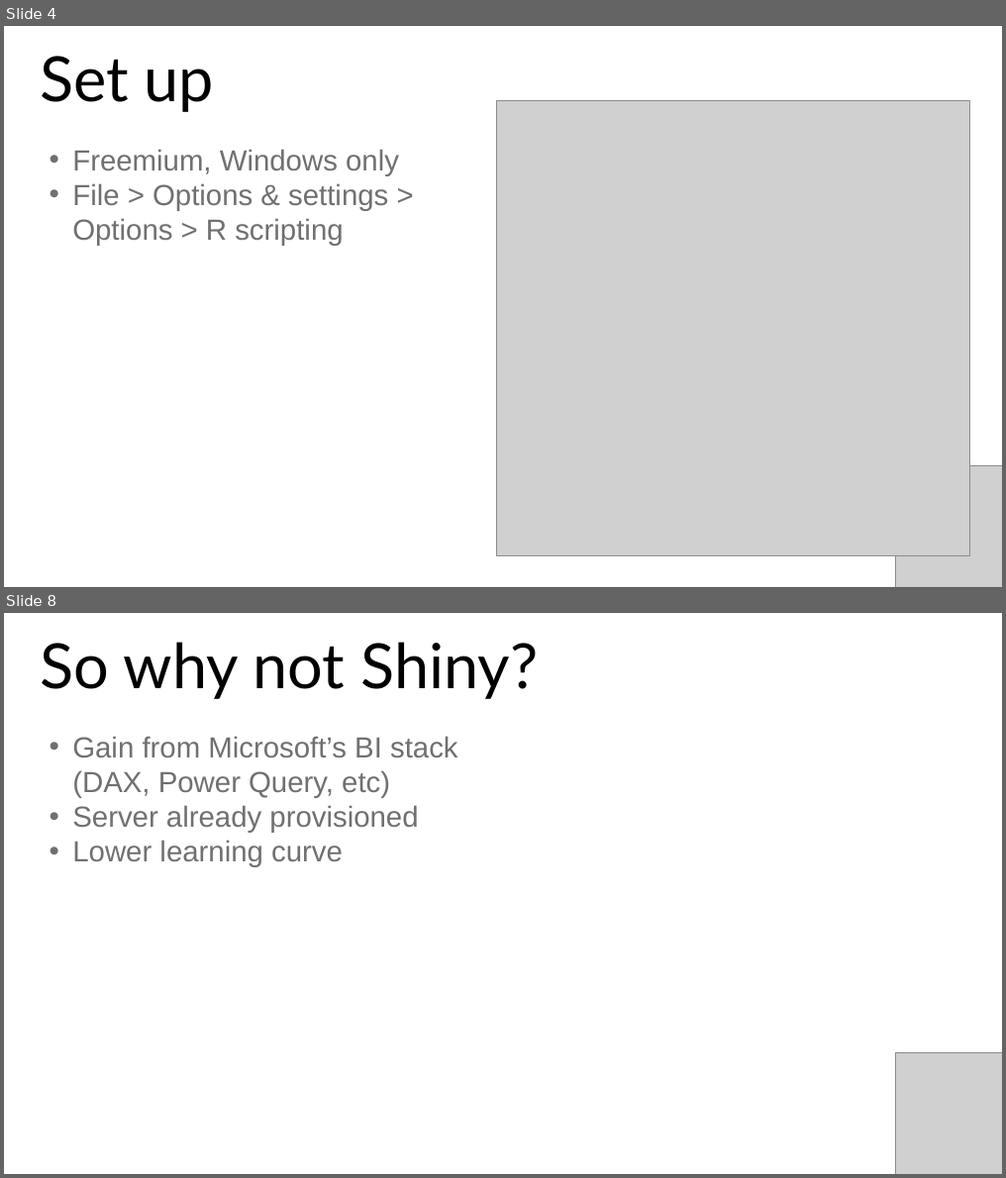
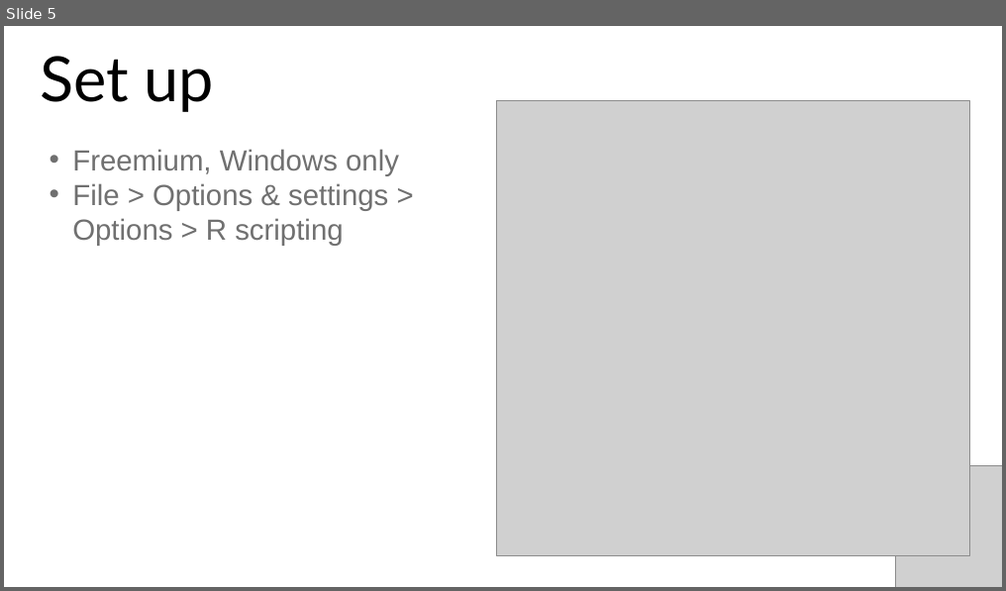
Before and after one commit to stringfestdata/satrday-r-power-bi, a slide deck: satrday-r-power-bi.pptx. Shown one above the other, each under a label of ours: slides 4 and 8 before the commit, slide 5 after it; the slides between them are not shown. The pictures are 1006x1178 and 1006x591 pixels, drawn with LibreOffice and Linux fonts; fonts in the diff are those of the drawing; grey boxes stand for pictures. Boxes give left, top, right and bottom in pixels: in the first picture for what was removed or moved away, otherwise in the second. Text is boxed around its words. In the diff, an @@ line names an element or a change of style, - is before the commit and + after.

```diff
--- a/satrday-r-power-bi.pptx
+++ b/satrday-r-power-bi.pptx
@@ slide 8 removed at (4,613,1002,1174), background #FFFFFF @@
@@ text removed at (40,642,539,699) @@
-So why not Shiny?
@@ text removed at (72,736,458,867) @@
-• Gain from Microsoft’s BI stack (DAX, Power Query, etc)
-• Server already provisioned
-• Lower learning curve
@@ picture removed at (896,1053,1002,1174) @@
@@ what was slide 4 is now slide 5 @@
```
Also in this commit, not shown: 4 slides changed, 2 slides added, 6 other slides removed, 12 other files.
